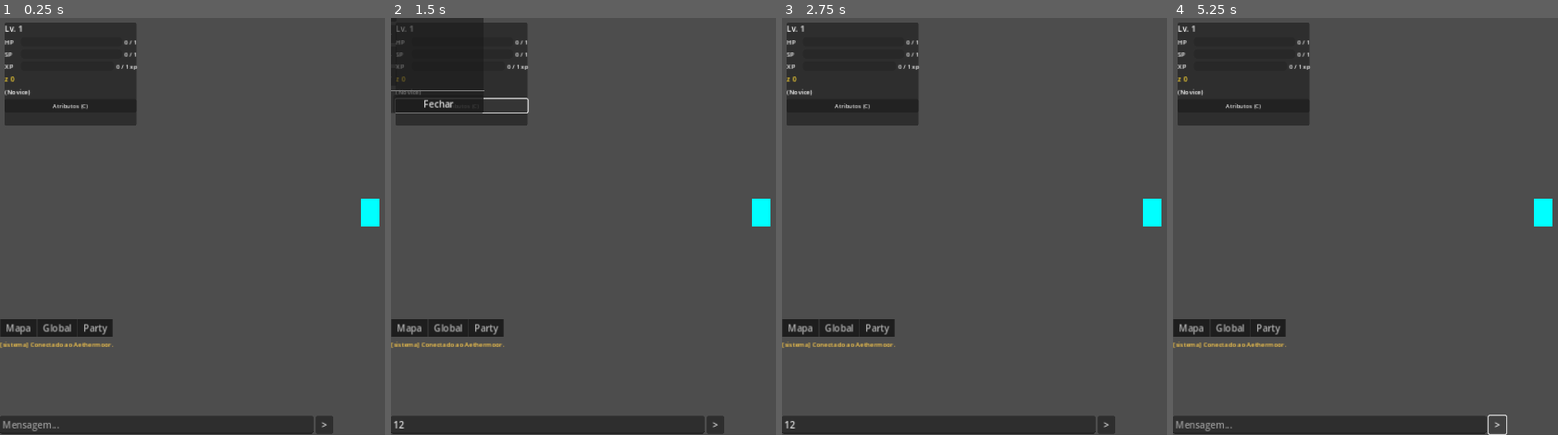
Above: before the commit, frames 1-4 (left to right).
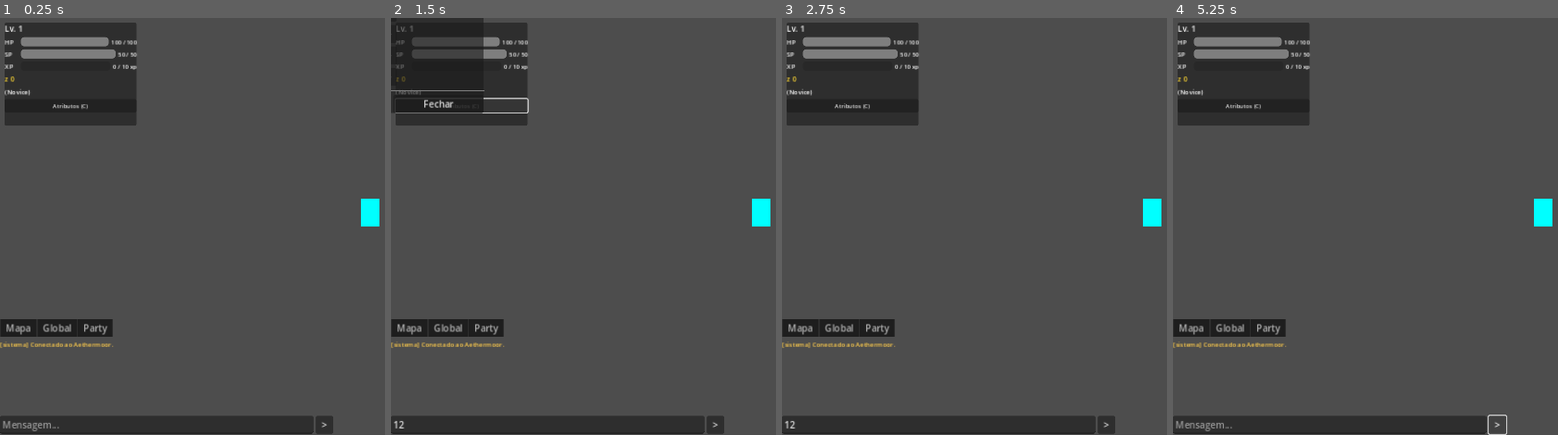
Above: after the commit, the same moments.

Repository: renash2me/Game-1.0
Game: Godot game, scene res://scenes/game_world.tscn
Same seed, same stepped clock (60 frames per second), same inputs: the game is played once before the commit and once after it. This scene is started directly instead of the project's main scene.
Inputs (mouse positions are in pixels of both pictures, inside the frame that each line leads up to):
- Up to frame 1 (0.25 s): no input
- Up to frame 2 (1.5 s): click (548, 426) at 0.52 s; type "12" at 0.6 s; click "Atributos (C)" at 1.25 s
- Up to frame 3 (2.75 s): click "Fechar" at 2 s
- Up to frame 4 (5.25 s): click ">" at 2.75 s; click "Atributos (C)" at 3.5 s; click "Fechar" at 4.25 s; click ">" at 5 s

The runs differ from the first frame. In frame 1, 1.2% of the frame differs, in the area x 5-36%, y 4-13%; in frame 2, 1.1%; in frame 3, 1.2%; in frame 4, 1.2%.

Commit message:
fix(client): usa apply_from_response no _ready para emitir sinais ao HUD
init_from_character nao emitia sinais — HUD ficava com hp=0/max=1.
apply_from_response chama init_from_character e depois emite hp_changed,
sp_changed, xp_changed, level_changed, zeny_changed e stats_changed,
atualizando barras e painel de atributos corretamente.

Co-Authored-By: Claude Sonnet 4.6 <noreply@anthropic.com>
Claude-Session: https://claude.ai/code/session_01KzEqHDrWbGyHQtNhqA5Y96

Diff:
--- a/client/scripts/ui/game_world.gd
+++ b/client/scripts/ui/game_world.gd
@@ -25,7 +25,7 @@
 
 func _ready() -> void:
 	_local_name = str(GameState.character.get("name", ""))
-	CharacterData.init_from_character(GameState.character)
+	CharacterData.apply_from_response(GameState.character)
 
 	var px : float = GameState.character.get("pos_x", 0.0)
 	var py : float = GameState.character.get("pos_y", 0.0)
